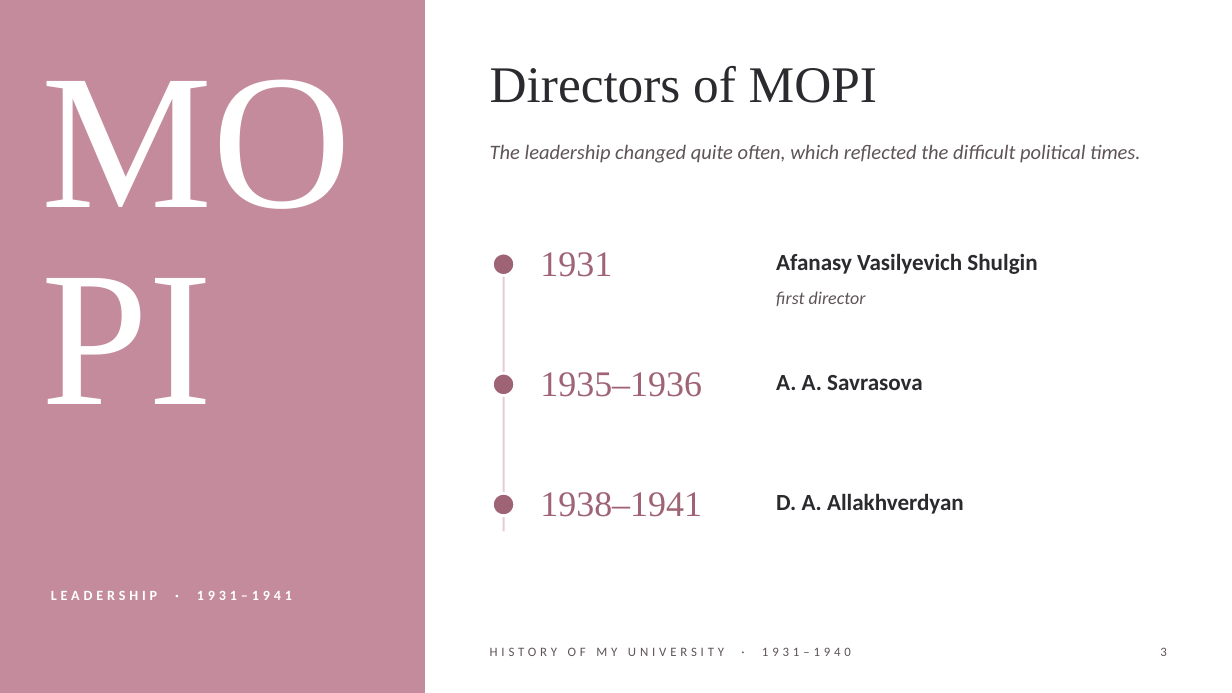
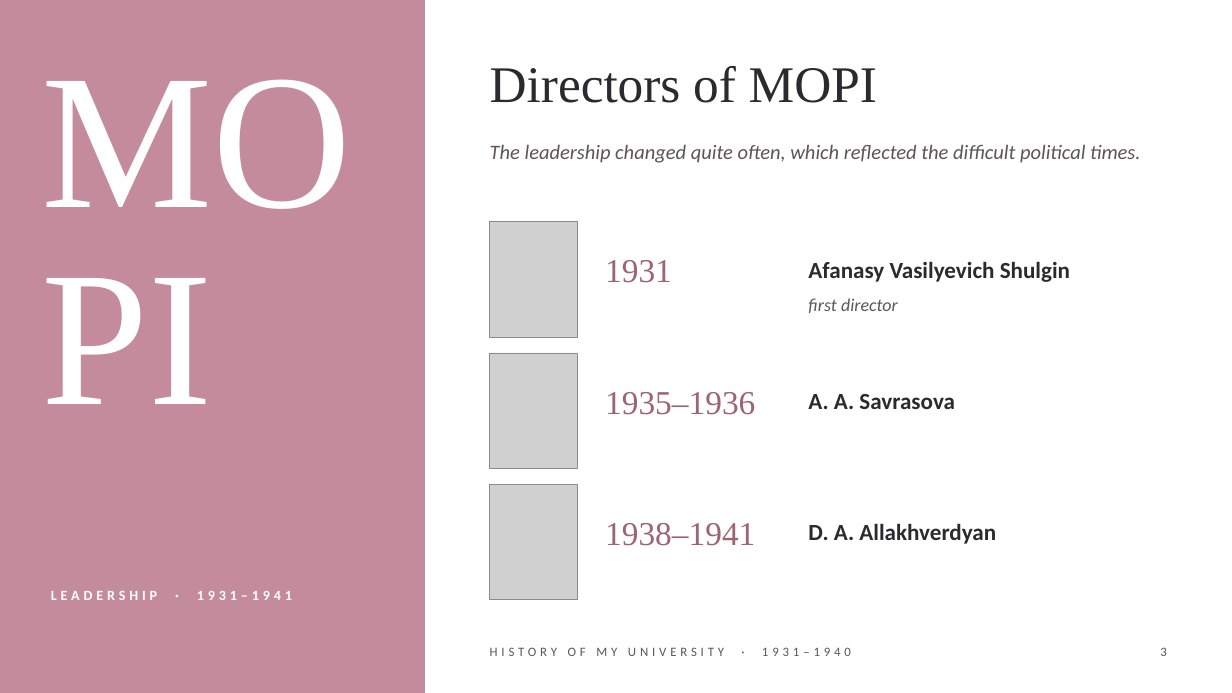
Before and after one commit to gtssummer/paintbot, a slide deck: slide 3 of presentation/MOPI_History_1931-1940.pptx. Drawn at 1232x693 pixels with LibreOffice and Linux fonts; fonts in the diff are those of the drawing; grey boxes stand for pictures. Boxes give left, top, right and bottom in pixels: in the first picture for what was removed or moved away, otherwise in the second. Text is boxed around its words. In the diff, an @@ line names an element or a change of style, - is before the commit and + after.

```diff
--- a/presentation/MOPI_History_1931-1940.pptx
+++ b/presentation/MOPI_History_1931-1940.pptx
@@ picture added at [490, 222, 578, 337] @@
@@ ellipse removed at [493, 253, 515, 275] @@
@@ line removed from (504, 254) to (504, 531) @@
@@ text "1931": place and size @@
-text "1931" at [540, 252, 612, 277]
+text "1931" at [605, 260, 672, 283]
@@ text "Afanasy Vasilyevich Shulgin": place and size @@
-text "Afanasy Vasilyevich Shulgin" at [776, 253, 1037, 274]
+text "Afanasy Vasilyevich Shulgin" at [808, 261, 1070, 282]
@@ text "first director": place and size @@
-text "first director" at [776, 291, 866, 306]
+text "first director" at [808, 298, 898, 313]
@@ picture added at [490, 353, 578, 469] @@
@@ ellipse removed at [493, 373, 515, 396] @@
@@ text "1935–1936": place and size @@
-text "1935–1936" at [540, 372, 701, 397]
+text "1935–1936" at [605, 392, 755, 415]
@@ text "A. A. Savrasova": place and size @@
-text "A. A. Savrasova" at [776, 375, 923, 390]
+text "A. A. Savrasova" at [808, 394, 955, 409]
@@ picture added at [490, 484, 578, 600] @@
@@ ellipse removed at [493, 494, 515, 516] @@
@@ size 28 to 26 pt in 3 elements at [605, 260, 672, 283], [605, 392, 755, 415], [605, 523, 755, 546] @@
@@ text "1938–1941": place and size @@
-text "1938–1941" at [540, 492, 701, 517]
+text "1938–1941" at [605, 523, 755, 546]
@@ text "D. A. Allakhverdyan": place and size @@
-text "D. A. Allakhverdyan" at [776, 493, 964, 514]
+text "D. A. Allakhverdyan" at [808, 523, 996, 544]
```
Also in this commit, not shown: 5 other slides changed, 18 other files.
